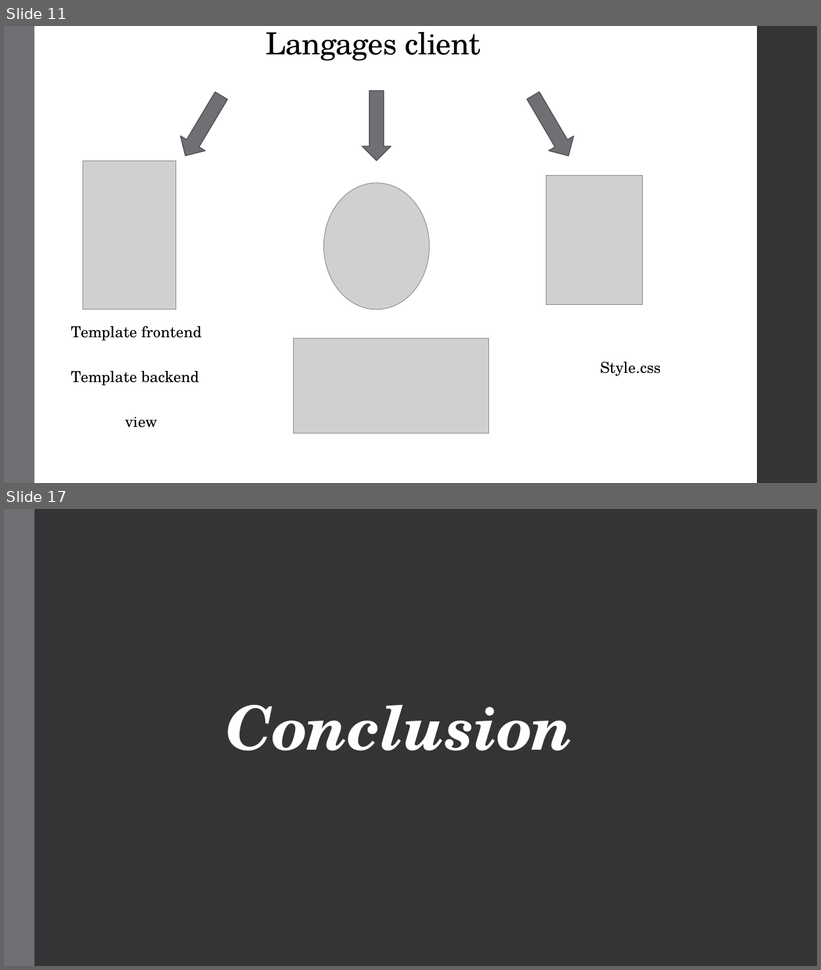
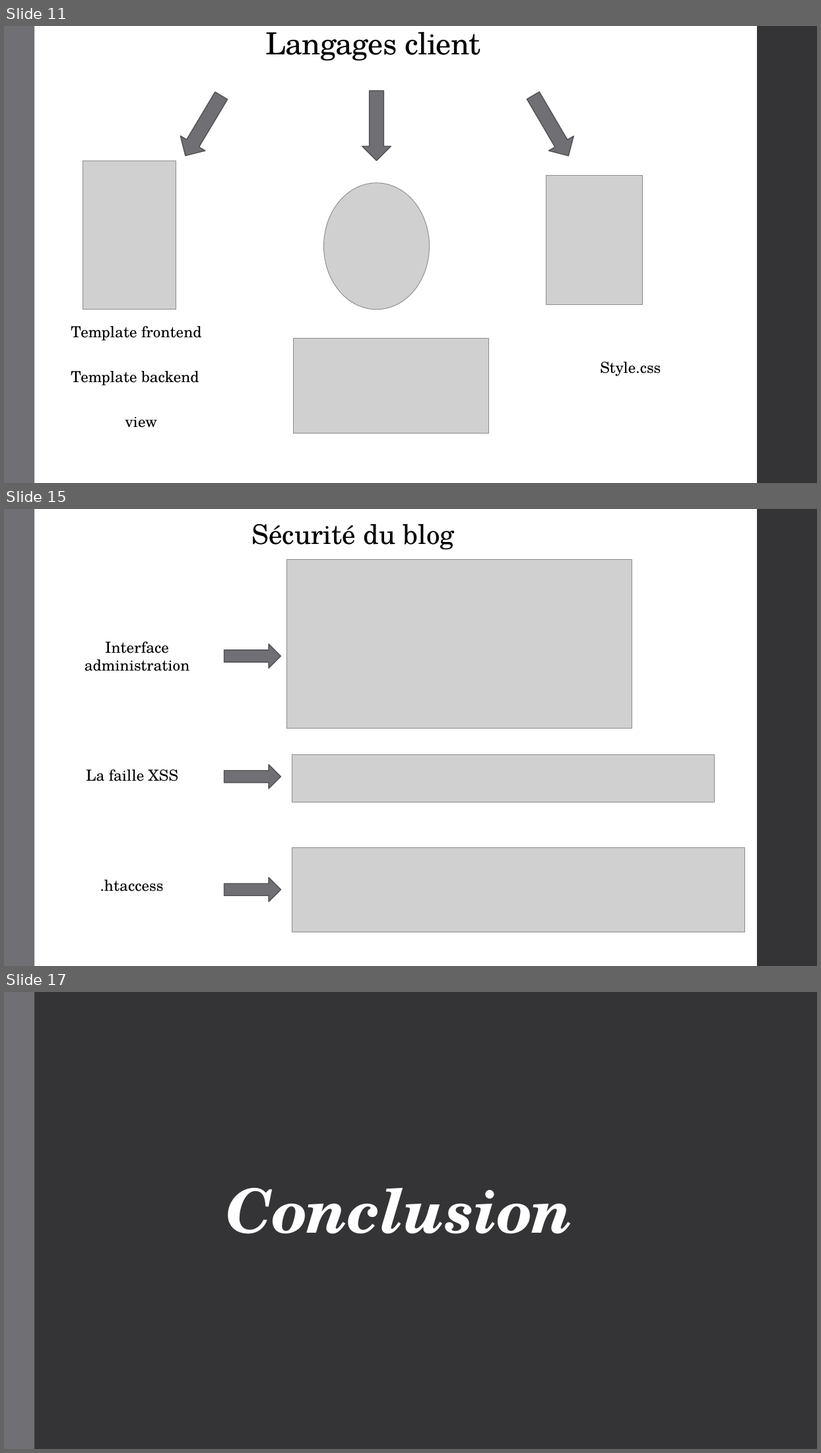
Before and after one commit to LaureenPerrin/project4_Blog-application-in-PHP-and-with-a-MySQL-database, a slide deck: powerpoint/project4.pptx. Shown one above the other, each under a label of ours: slides 11 and 17 before the commit, slides 11, 15 and 17 after it; the slides between them are not shown. The pictures are 821x970 and 821x1453 pixels, drawn with LibreOffice and Linux fonts; fonts in the diff are those of the drawing; grey boxes stand for pictures. Boxes give left, top, right and bottom in pixels: in the first picture for what was removed or moved away, otherwise in the second. Text is boxed around its words. In the diff, an @@ line names an element or a change of style, - is before the commit and + after.

```diff
--- a/powerpoint/project4.pptx
+++ b/powerpoint/project4.pptx
@@ slide 15 added at [4,509,817,966], background #FFFFFF; not listed: 2 template elements that a slide beside it also shows @@
@@ text added at [252,524,455,550], 32 pt, text #000000 @@
+Sécurité du blog
@@ picture added at [287,560,632,729] @@
@@ text added at [85,642,190,671], 18 pt, text #000000 @@
+Interface administration
@@ right arrow added at [224,644,281,669], fill #6F6F74, outline #525256 1.1 pt @@
@@ right arrow added at [224,764,281,789], fill #6F6F74, outline #525256 1.1 pt @@
@@ picture added at [292,755,715,803] @@
@@ text added at [86,770,178,782], 18 pt, text #000000 @@
+La faille XSS
@@ picture added at [292,848,745,932] @@
@@ text added at [100,880,164,892], 18 pt, text #000000 @@
+.htaccess
@@ right arrow added at [224,878,281,902], fill #6F6F74, outline #525256 1.1 pt @@
```
Also in this commit, not shown: 13 slides changed, 2 slides removed, 9 other files.
